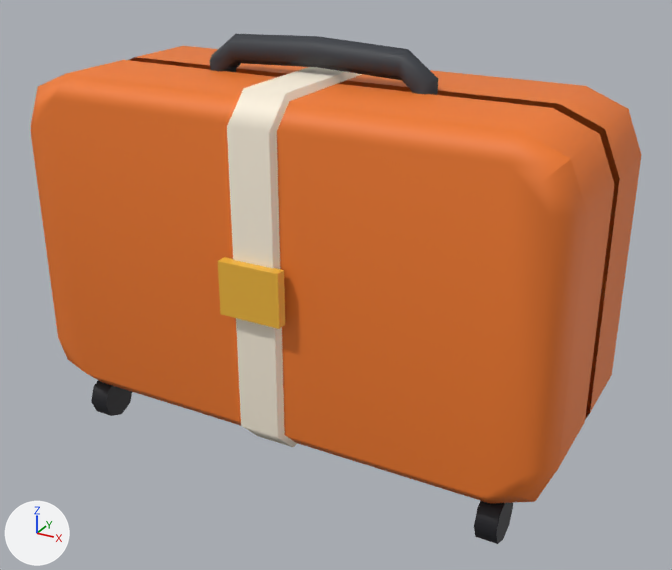
Before and after pictures for a commit that changed the FBX model Overbooked/arte/props/Maleta1.fbx.
One viewpoint serves both versions: a 50 mm lens placed at (1.232, -2.129, 1.58), pointed at (0.059, 0.003, 0.514). The lights are fixed; the arrows at lower left show +X, +Y and +Z. The picture after the commit comes second.

Objects in the first picture: 'Maleta1'.
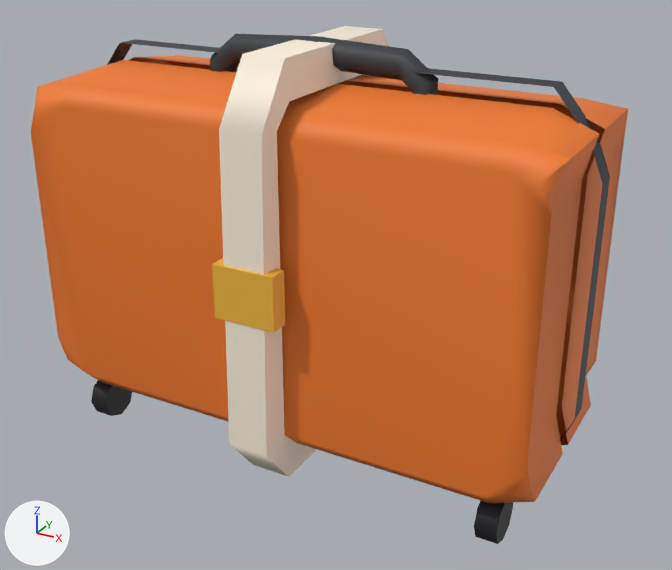
The edits, one by one:
me_maleta1 is used by ob_maleta1; location (0.0, 0.0, 0.0).
me_maleta1 had 242 vertices, 226 faces and spanned x -0.8..0.8, y -0.35..0.35, z 0.0..1.2.
me_maleta1 now has 242 vertices, 226 faces and spans x -0.77..0.77, y -0.38..0.41, z 0.0..1.2.
me_maleta1 part 1: all 8 vertices in x 0.8, y -0.25..0.27, z 0.29..0.93 are moved by (-0.08, 0.0, 0.0).
me_maleta1 part 2: all 2 vertices in x -0.64, y 0.27..0.33, z 1.03..1.09 are moved by (0.0, -0.03, -0.03).
me_maleta1 part 3: all 2 vertices in x 0.64, y 0.27..0.33, z 1.03..1.09 are moved by (0.0, -0.03, -0.03).
me_maleta1 part 4: all 2 vertices in x -0.64, y -0.02..0.05, z 1.06 are moved by (0.0, 0.0, 0.08).
me_maleta1 part 5: all 2 vertices in x 0.64, y -0.02..0.05, z 1.06 are moved by (0.0, 0.0, 0.08).
me_maleta1 part 6: all 2 vertices in x -0.64, y -0.31..-0.25, z 1.03..1.09 are moved by (0.0, 0.03, -0.03).
me_maleta1 part 7: all 2 vertices in x 0.64, y -0.31..-0.25, z 1.03..1.09 are moved by (0.0, 0.03, -0.03).
me_maleta1 part 8: all 8 vertices in x -0.8, y -0.25..0.27, z 0.29..0.93 are moved by (0.08, 0.0, 0.0).
me_maleta1 part 9: 20 of 242 vertices moved; they spanned x -0.09..0.09, y -0.35..0.35, z 0.11..1.11 and now span x -0.09..0.09, y -0.38..0.41, z 0.03..1.19; mean shift (0.0, 0.0, -0.01); largest move (-0.06, 0.27, 0.11) -> (-0.06, 0.3, 0.03).
Other edits to the shape of me_maleta1 do not show in these pictures.

Pixel boxes [x1, y1, x2, y2] of what changed, in the pictures (672 x 570 px; the box of a moved part takes in the faces that stretch with it):
'Maleta1', reshaped
    before: [31, 34, 641, 544]
    after: [31, 26, 628, 544]
part 1 of me_maleta1, moved or reshaped
    before: [512, 109, 641, 501]
    after: [512, 110, 628, 501]
part 2 of me_maleta1, moved or reshaped
    before: [129, 57, 196, 68]
    after: [129, 57, 187, 67]
part 3 of me_maleta1, moved or reshaped
    before: [137, 46, 628, 181]
    after: [138, 55, 628, 377]
part 4 of me_maleta1, moved or reshaped (not visible before)
    after: [107, 43, 132, 65]
part 5 of me_maleta1, moved or reshaped (not visible before)
    after: [121, 39, 595, 131]
part 6 of me_maleta1, moved or reshaped
    before: [31, 74, 482, 496]
    after: [31, 60, 482, 496]
part 7 of me_maleta1, moved or reshaped
    before: [53, 60, 599, 496]
    after: [61, 60, 599, 496]
part 8 of me_maleta1, moved or reshaped (mostly hidden)
    before: [31, 59, 170, 126]
    after: [32, 60, 170, 121]
part 9 of me_maleta1, moved or reshaped
    before: [218, 67, 362, 447]
    after: [212, 26, 388, 477]
